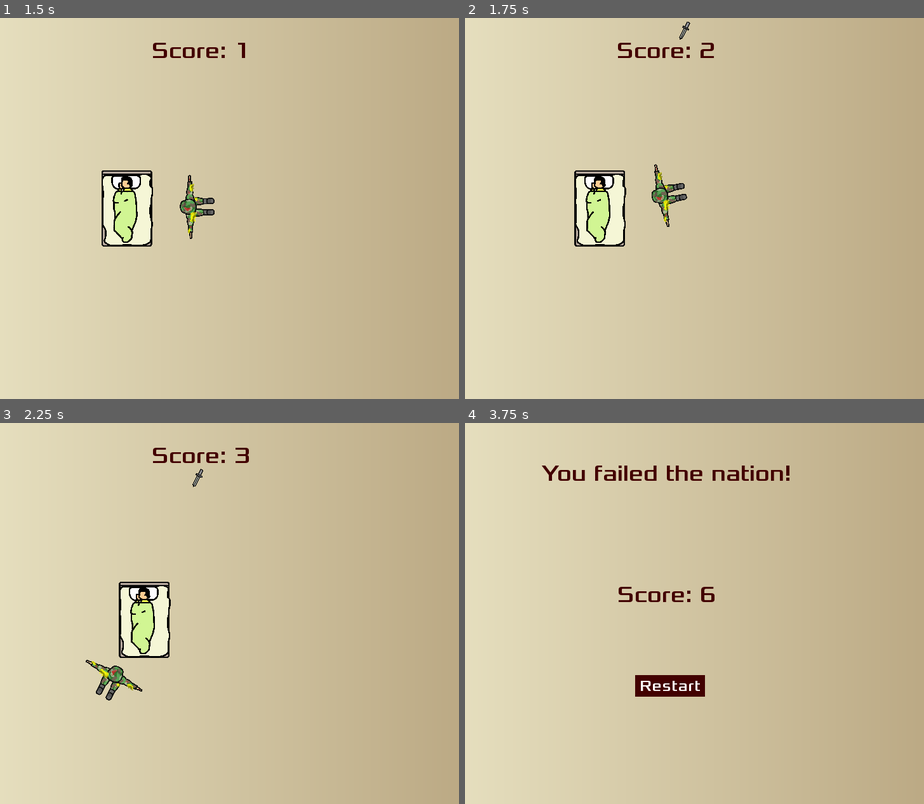
Above: before the commit, frames 1-4 (two rows, left to right).
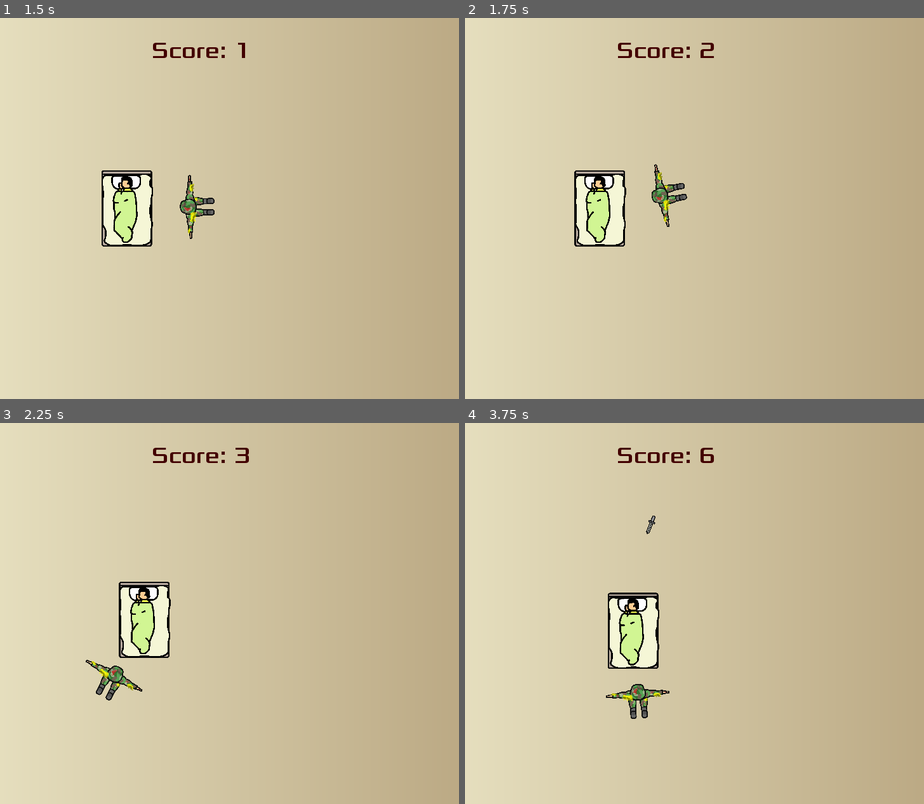
Above: after the commit, the same moments.

Repository: honoriocassiano/the-silent-protector-simulator
Game: Godot game, scene res://Main.tscn
Same seed, same stepped clock (60 frames per second), same inputs: the game is played once before the commit and once after it.
Inputs (mouse positions are in pixels of both pictures, inside the frame that each line leads up to):
- Up to frame 1 (1.5 s): click "Start" at 0.5 s; move the mouse to (316, 189) at 1.27 s; hold Right (move_right) from 1.28 s (still down)
- Up to frame 2 (1.75 s): keep holding Right (move_right)
- Up to frame 3 (2.25 s): move the mouse to (105, 632) at 2.02 s; release Right (move_right) at 2.03 s; hold Down (move_down) from 2.03 s (still down)
- Up to frame 4 (3.75 s): move the mouse to (722, 529) at 2.77 s; release Down (move_down) at 2.78 s; hold Right (move_right) 2.78-3.53 s; move the mouse to (644, 689) at 3.52 s; hold Up (move_up) from 3.53 s (still down)

Frame 1 is identical in both runs. In frame 2, less than 0.1% of the frame differs, in the area x 46-50%, y 1-6%; in frame 3, less than 0.1%; in frame 4, 4.7%, in the area x 16-71%, y 6-78%.

Commit message:
Increase weapon spawn frequency progressively

Diff:
--- a/Main.gd
+++ b/Main.gd
@@ -37,6 +37,8 @@
 
 
 func _on_ShootSpawnTimer_timeout():
+	# increase spawn frequency from 2 seg down to 800 ms, 50 ms at a time
+	$ShootSpawnTimer.wait_time = max(0.8, $ShootSpawnTimer.wait_time - 0.05)
 
 	$ShootPath/ShootSpawnLocation.offset = randi()
 
--- a/Main.tscn
+++ b/Main.tscn
@@ -42,6 +42,7 @@
 }
 
 [node name="ShootSpawnTimer" type="Timer" parent="."]
+wait_time = 2.0
 
 [node name="ScoreTimer" type="Timer" parent="."]
 wait_time = 0.5
